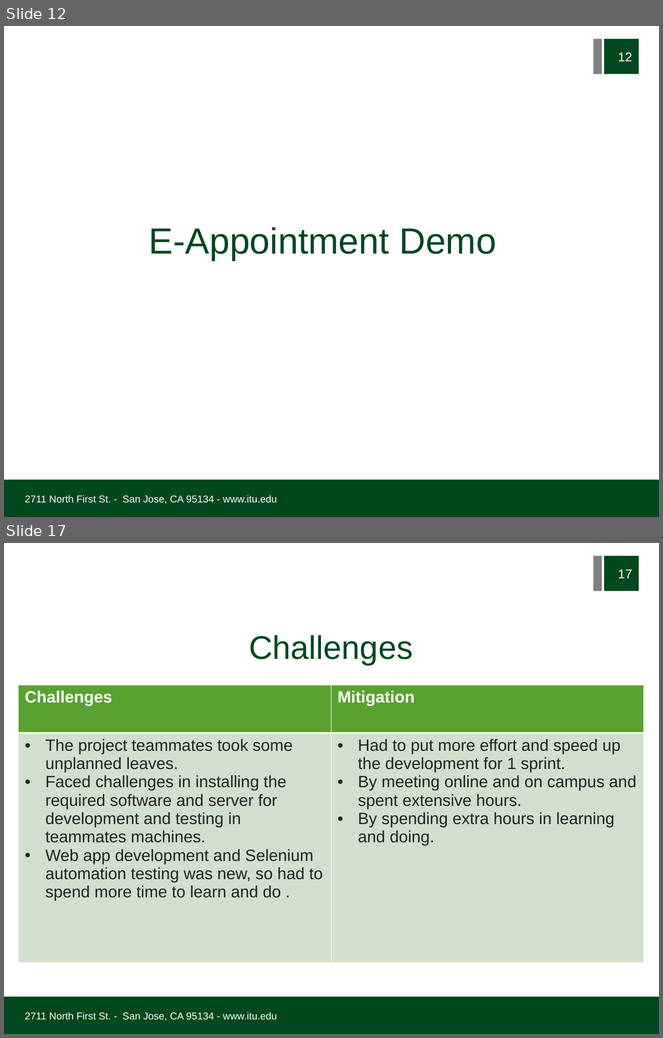
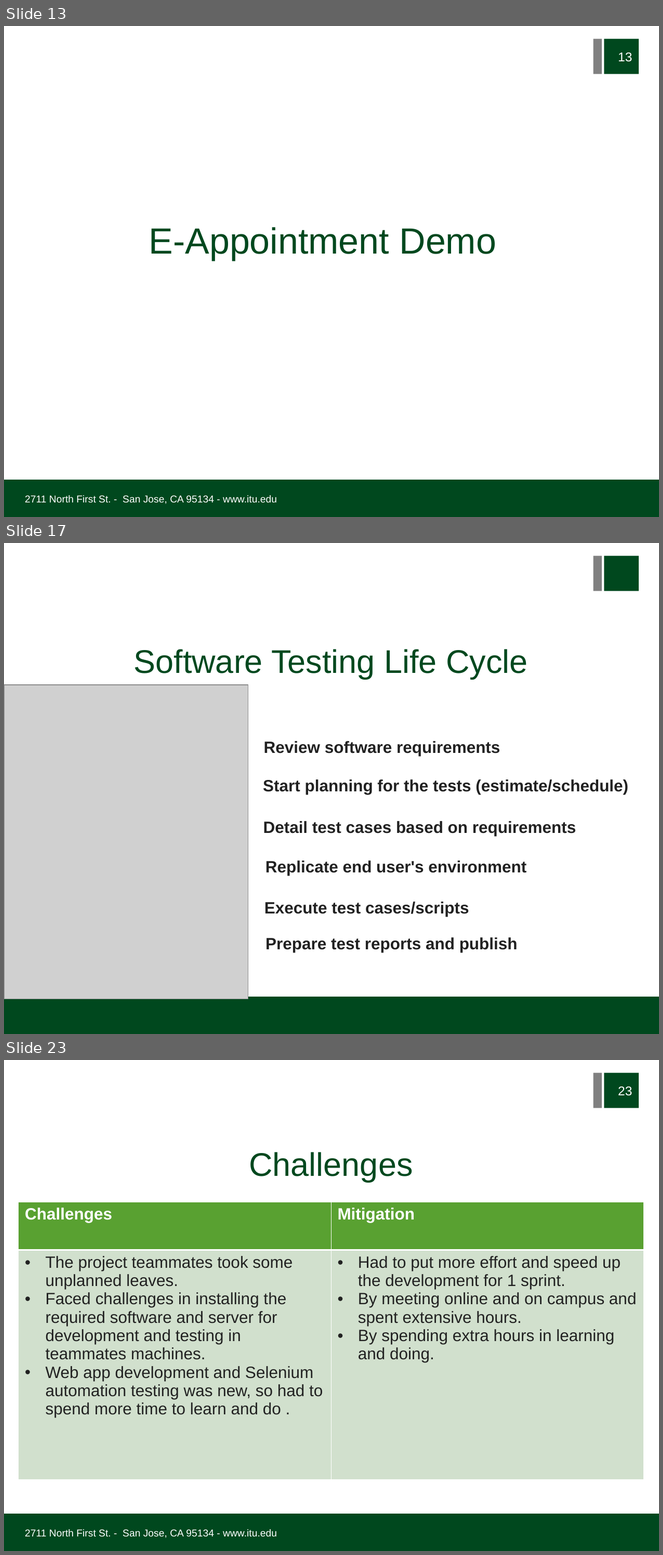
Before and after one commit to joshisange89/EAppointment, a slide deck: Documentation/Demo/Demo Presentation/E-Appointment_Demo.ppt. Shown one above the other, each under a label of ours: slides 12 and 17 before the commit, slides 13, 17 and 23 after it; the slides between them are not shown. The pictures are 663x1038 and 663x1555 pixels, drawn with LibreOffice and Linux fonts; fonts in the diff are those of the drawing; grey boxes stand for pictures; background and template pictures are left out. Boxes give left, top, right and bottom in pixels: in the first picture for what was removed or moved away, otherwise in the second. Text is boxed around its words. In the diff, an @@ line names an element or a change of style, - is before the commit and + after.

```diff
--- a/Documentation/Demo/Demo Presentation/E-Appointment_Demo.ppt
+++ b/Documentation/Demo/Demo Presentation/E-Appointment_Demo.ppt
@@ slide 17 added at [4, 543, 659, 1034], background #FFFFFF; not listed: 3 template elements that a slide beside it also shows @@
@@ title added at [134, 649, 528, 679], 36 pt, text #00481E @@
+Software Testing Life Cycle
@@ picture added at [4, 685, 248, 1000] @@
@@ text added at [264, 741, 500, 756], 18 pt, text #212121, bold @@
+Review software requirements
@@ text added at [263, 780, 629, 795], 18 pt, text #212121, bold @@
+Start planning for the tests (estimate/schedule)
@@ text added at [263, 821, 576, 836], 18 pt, text #212121, bold @@
+Detail test cases based on requirements
@@ text added at [266, 861, 527, 876], 18 pt, text #212121, bold @@
+Replicate end user's environment
@@ text added at [265, 902, 469, 917], 18 pt, text #212121, bold @@
+Execute test cases/scripts
@@ text added at [266, 938, 518, 953], 18 pt, text #212121, bold @@
+Prepare test reports and publish
@@ what was slide 12 is now slide 13 @@
@@ page number at [618, 53, 632, 62]: text changed @@
-12
+13
@@ what was slide 17 is now slide 23 @@
@@ page number at [618, 1087, 632, 1096]: text changed @@
-17
+23
```
Also in this commit, not shown: 5 slides changed, 6 other slides added, 1 slide removed, 29 other files.
